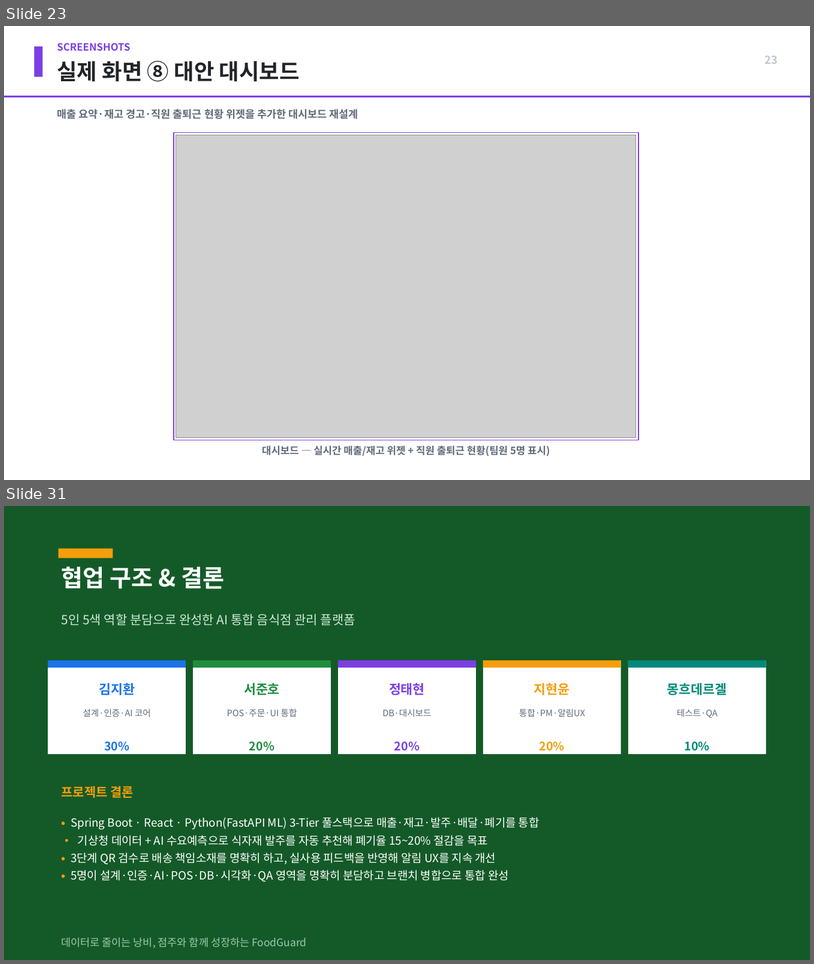
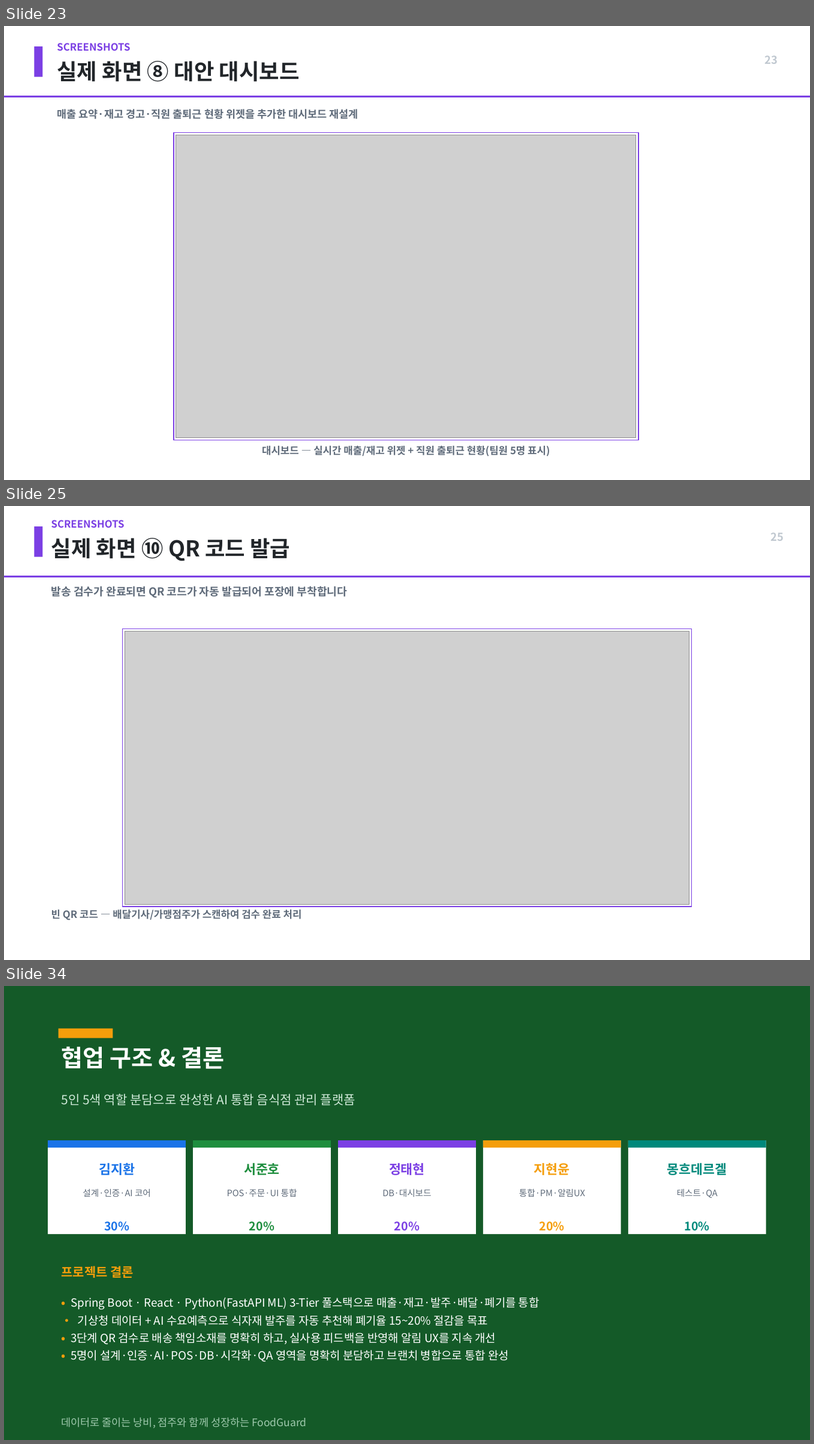
Before and after one commit to Food-G/FoodGuard, a slide deck: FoodGuard_포트폴리오(수정본).pptx. Shown one above the other, each under a label of ours: slides 23 and 31 before the commit, slides 23, 25 and 34 after it; the slides between them are not shown. The pictures are 814x964 and 814x1444 pixels, drawn with LibreOffice and Linux fonts; fonts in the diff are those of the drawing; grey boxes stand for pictures. Boxes give left, top, right and bottom in pixels: in the first picture for what was removed or moved away, otherwise in the second. Text is boxed around its words. In the diff, an @@ line names an element or a change of style, - is before the commit and + after.

```diff
--- a/FoodGuard_포트폴리오(수정본).pptx
+++ b/FoodGuard_포트폴리오(수정본).pptx
@@ slide 25 added at (4,506,810,960), background #FFFFFF @@
@@ text added at (51,520,125,528), 12 pt, text #7B3FE4, bold @@
+SCREENSHOTS
@@ rectangle added at (34,526,43,557), fill #7B3FE4 @@
@@ text added at (51,538,290,561), 26 pt, text #212529, bold @@
+실제 화면 ⑩ QR 코드 발급
@@ text added at (771,532,784,541), 13 pt, text #C0C8D0, bold @@
+25
@@ rectangle added at (4,576,810,577), fill #7B3FE4 @@
@@ text added at (51,586,348,598), 13 pt, text #5F6B7A, bold @@
+발송 검수가 완료되면 QR 코드가 자동 발급되어 포장에 부착합니다
@@ rectangle added at (123,629,692,906), fill #FFFFFF, outline #7B3FE4 1.25 pt @@
@@ picture added at (125,631,689,904) @@
@@ text added at (51,909,302,920), 12 pt, text #5F6B7A, bold @@
+빈 QR 코드 — 배달기사/가맹점주가 스캔하여 검수 완료 처리
@@ what was slide 31 is now slide 34 @@
```
Also in this commit, not shown: 9 slides changed, 2 other slides added, 5 other files.
